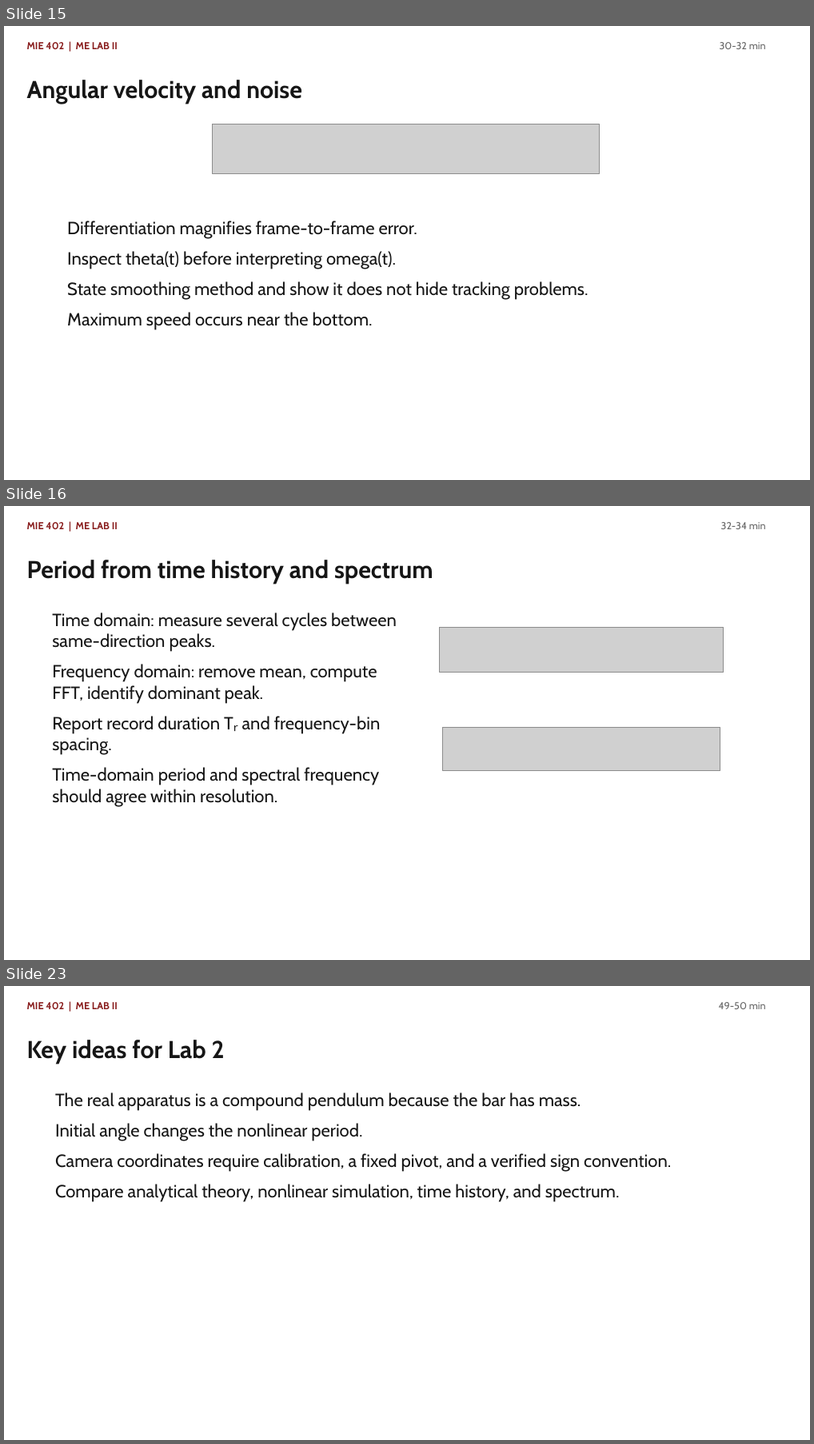
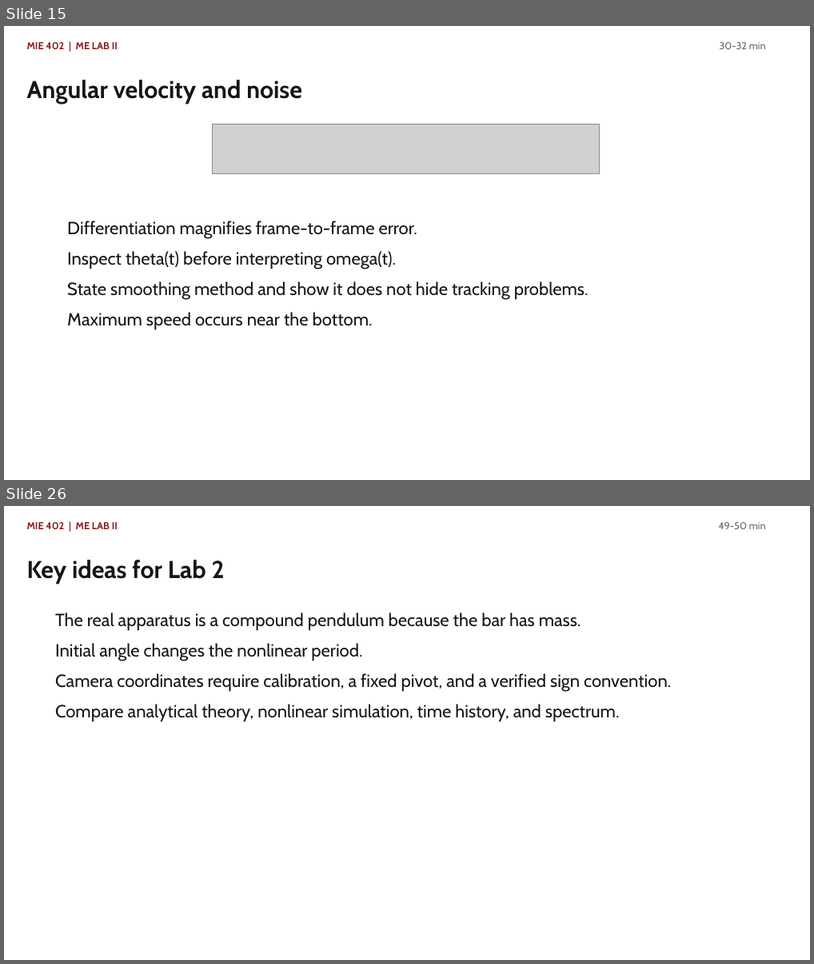
Before and after one commit to Ehsan-Roohi/MIE402-Lab, a slide deck: site/docs/MIE402_Lecture03_Single_Pendulum_PreLab2_Fall2026.pptx. Shown one above the other, each under a label of ours: slides 15, 16 and 23 before the commit, slides 15 and 26 after it; the slides between them are not shown. The pictures are 814x1444 and 814x964 pixels, drawn with LibreOffice and Linux fonts; fonts in the diff are those of the drawing; grey boxes stand for pictures. Boxes give left, top, right and bottom in pixels: in the first picture for what was removed or moved away, otherwise in the second. Text is boxed around its words. In the diff, an @@ line names an element or a change of style, - is before the commit and + after.

```diff
--- a/site/docs/MIE402_Lecture03_Single_Pendulum_PreLab2_Fall2026.pptx
+++ b/site/docs/MIE402_Lecture03_Single_Pendulum_PreLab2_Fall2026.pptx
@@ slide 16 removed at (4,506,810,960), background #FFFFFF @@
@@ text removed at (27,522,118,529) @@
-MIE 402 | ME LAB II
@@ text removed at (722,522,766,529) @@
-32-34 min
@@ text removed at (27,560,434,584) @@
-Period from time history and spectrum
@@ text removed at (52,612,397,807) @@
-Time domain: measure several cycles between same-direction peaks.
-Frequency domain: remove mean, compute FFT, identify dominant peak.
-Report record duration Tᵣ and frequency-bin spacing.
-Time-domain period and spectral frequency should agree within resolution.
@@ picture removed at (439,627,724,672) @@
@@ picture removed at (442,727,721,770) @@
@@ what was slide 23 is now slide 26 @@
```
Also in this commit, not shown: 6 slides changed, 4 slides added, 1 other file.
